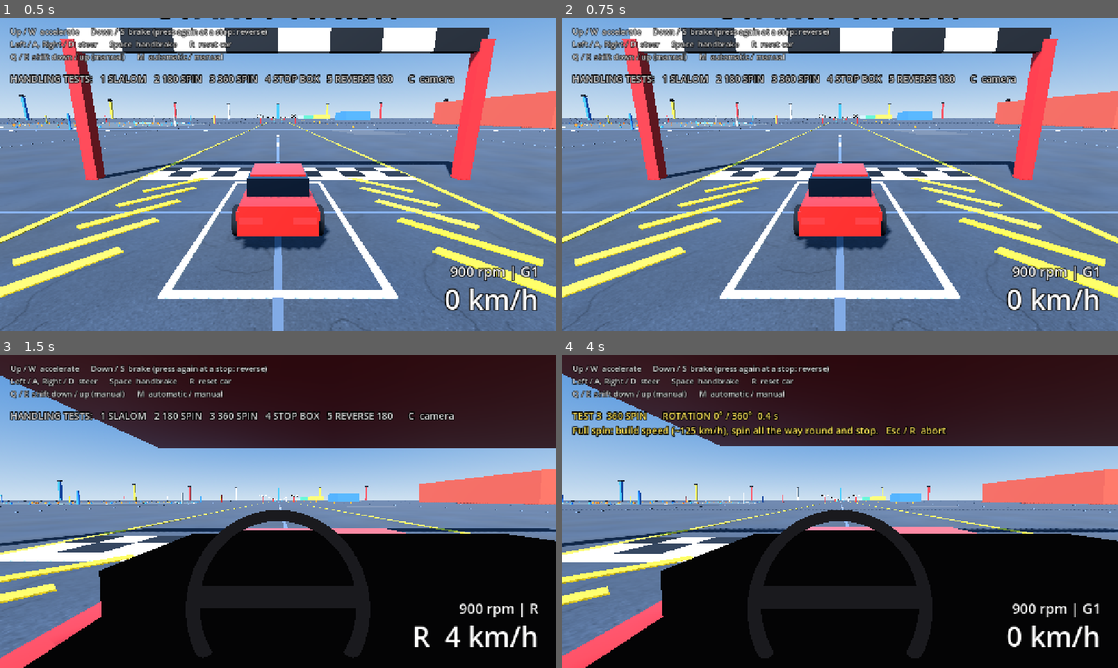
Above: before the commit, frames 1-4 (two rows, left to right).
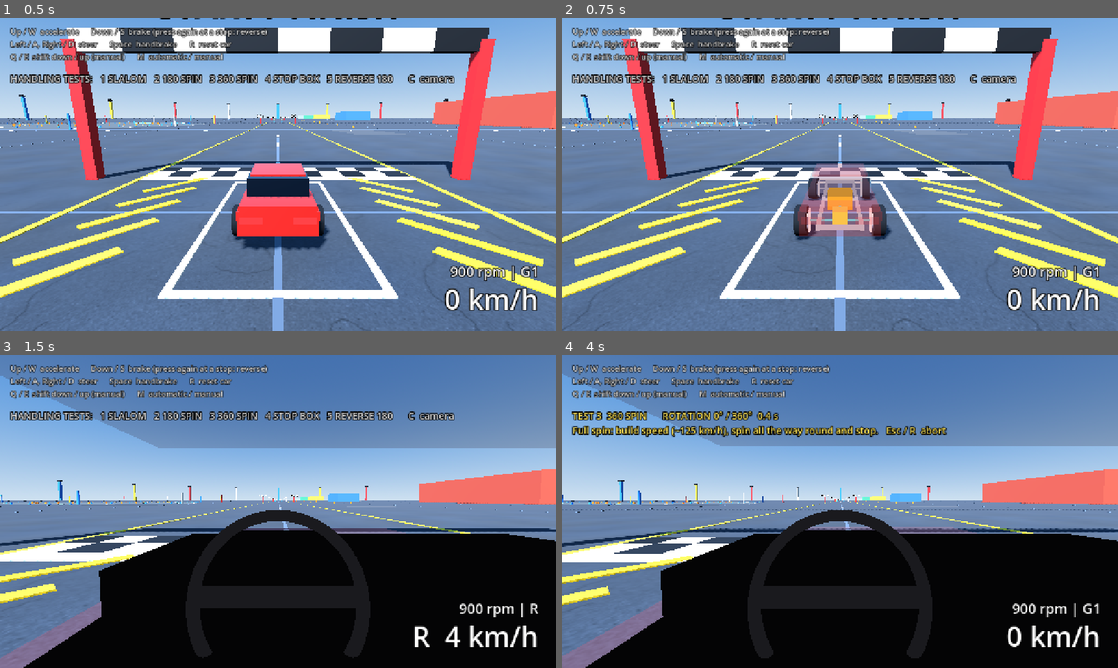
Above: after the commit, the same moments.

Repository: kokosro/factory-driver
Game: Godot game, scene res://scenes/main.tscn
The game is run twice, just before and just after one commit, with the same random seed, the same clock (stepped at 60 frames per second) and the same inputs.
Inputs:
- Up to frame 1 (0.5 s): no input
- Up to frame 2 (0.75 s): tap Enter at 0.5 s; hold Right (steer_right) from 0.53 s (still down); tap X (xray_view) at 0.6 s
- Up to frame 3 (1.5 s): tap R (reset_car) at 1.25 s; release Right (steer_right) at 1.28 s; hold Down (brake) from 1.28 s (still down); tap C (camera_cycle) at 1.35 s
- Up to frame 4 (4 s): tap X (xray_view) every 0.75 s from 1.55 to 3.8 s; release Down (brake) at 2.03 s; hold Right (steer_right) 2.03-2.78 s; tap 1 (test_1) at 2.1 s; tap R (reset_car) at 2.75, 3.5 s; hold Up (accelerate) 2.78-3.53 s; tap 2 (test_2) at 2.85 s; hold Left (steer_left) from 3.53 s (still down); tap 3 (test_3) at 3.6 s

Frame 1 is identical in both runs. In frame 2, 3.6% of the frame differs, in the area x 42-59%, y 46-75%; in frame 3, 26%, in the area x 0-100%, y 0-100%; in frame 4, 25%.

Commit message:
Car: X-ray view - xray_view fades the body panels and shows chassis, engine, gearbox, axles and brake discs

Diff:
--- a/scenes/car.tscn
+++ b/scenes/car.tscn
@@ -2,6 +2,7 @@
 
 [ext_resource type="Script" path="res://scripts/car.gd" id="1_script"]
 [ext_resource type="PackedScene" path="res://scenes/wheel.tscn" id="2_wheel"]
+[ext_resource type="Script" path="res://scripts/xray.gd" id="3_xray"]
 
 [sub_resource type="BoxShape3D" id="shape_body"]
 size = Vector3(1.8, 1.2, 4.2)
@@ -107,3 +108,7 @@
 
 [node name="RearRight" parent="Wheels" instance=ExtResource("2_wheel")]
 transform = Transform3D(1, 0, 0, 0, 1, 0, 0, 0, 1, 0.86, 0.34, 1.3)
+
+[node name="Xray" type="Node3D" parent="."]
+visible = false
+script = ExtResource("3_xray")
--- /dev/null
+++ b/scripts/xray.gd
@@ -0,0 +1,191 @@
+extends Node3D
+## X-ray view of the car. The xray_view action fades the body panels and shows
+## what the physics is modelling underneath: a ladder chassis, the engine ahead
+## of the rear axle (mid-engined), the gearbox on the rear axle line driving the
+## rear wheels, the axles and a brake disc at every wheel. All primitives, built
+## here in code. Purely visual: nothing in here touches the car's physics.
+##
+## Lives on a hidden Node3D under the car, next to its Body node.
+
+# --- Tuning ------------------------------------------------------------------
+# Positions and sizes are in the car's own space: origin on the ground under
+# the middle of the car, nose towards -Z, +X to the driver's right, +Y up.
+
+## Opacity of the body panels while the X-ray is on (0 = gone, 1 = solid).
+const BODY_ALPHA := 0.22
+
+## Chassis: the two rails run the length of the car, this far either side of
+## the centre line [m], at this height [m] ...
+const RAIL_OFFSET_X := 0.45
+const RAIL_HEIGHT := 0.42
+
+## ... each this big: width, height, length [m] ...
+const RAIL_SIZE := Vector3(0.08, 0.1, 3.8)
+
+## ... tied together by cross-members at these stations along the car [m]:
+## nose, behind the front axle, ahead of the engine, tail.
+const CROSS_MEMBER_Z: Array[float] = [-1.85, -0.75, 0.1, 1.85]
+
+## Cross-member section: width and height [m]. They span rail to rail.
+const CROSS_MEMBER_SECTION := Vector2(0.08, 0.08)
+
+## Engine block, between the cabin and the rear axle: centre and size [m].
+const ENGINE_CENTRE := Vector3(0.0, 0.6, 0.55)
+const ENGINE_SIZE := Vector3(0.6, 0.4, 0.6)
+
+## Gearbox and differential in one casing, on the rear axle line: centre and
+## size [m].
+const GEARBOX_CENTRE := Vector3(0.0, 0.42, 1.3)
+const GEARBOX_SIZE := Vector3(0.36, 0.3, 0.42)
+
+## Driveshaft from the back of the engine into the gearbox: height of its axis
+## [m], the two ends along the car [m] and its radius [m].
+const DRIVESHAFT_HEIGHT := 0.48
+const DRIVESHAFT_FROM_Z := 0.85
+const DRIVESHAFT_TO_Z := 1.09
+const DRIVESHAFT_RADIUS := 0.045
+
+## Axles, hub to hub at wheel-centre height [m]. The rear one carries the drive
+## out of the gearbox; the front one is an undriven beam, drawn thinner.
+const AXLE_HEIGHT := 0.34
+const AXLE_Z := 1.3
+const AXLE_LENGTH := 1.4
+const REAR_AXLE_RADIUS := 0.035
+const FRONT_AXLE_RADIUS := 0.022
+
+## Brake discs, just inboard of each wheel: distance from the centre line [m],
+## radius and thickness [m].
+const DISC_OFFSET_X := 0.69
+const DISC_RADIUS := 0.27
+const DISC_THICKNESS := 0.03
+
+const CHASSIS_COLOR := Color(0.62, 0.68, 0.76, 1)
+const ENGINE_COLOR := Color(1.0, 0.62, 0.1, 1)
+const GEARBOX_COLOR := Color(0.95, 0.85, 0.25, 1)
+const DRIVELINE_COLOR := Color(0.3, 0.85, 0.95, 1)
+const DISC_COLOR := Color(0.9, 0.92, 0.95, 1)
+
+## Body materials faded while the X-ray is on, with what they were before.
+var _body_materials: Array[BaseMaterial3D] = []
+var _saved_transparency: Array[int] = []
+var _saved_albedo: Array[Color] = []
+
+var _on := false
+
+
+func _ready() -> void:
+	visible = false
+	_collect_body_materials()
+	_build()
+
+
+func _physics_process(_delta: float) -> void:
+	# Polled here, like the car's own keys.
+	if Input.is_action_just_pressed("xray_view"):
+		set_on(not _on)
+
+
+func _exit_tree() -> void:
+	# The body materials are shared resources: never leave them faded.
+	set_on(false)
+
+
+## True while the X-ray view is showing.
+func is_on() -> bool:
+	return _on
+
+
+## Shows or hides the X-ray. Safe to call with the state it already has.
+func set_on(on: bool) -> void:
+	if on == _on:
+		return
+	_on = on
+	visible = on
+	if on:
+		_saved_transparency.clear()
+		_saved_albedo.clear()
+		for material in _body_materials:
+			_saved_transparency.append(material.transparency)
+			_saved_albedo.append(material.albedo_color)
+			material.transparency = BaseMaterial3D.TRANSPARENCY_ALPHA
+			material.albedo_color.a = BODY_ALPHA
+	else:
+		for i in _body_materials.size():
+			_body_materials[i].transparency = _saved_transparency[i] as BaseMaterial3D.Transparency
+			_body_materials[i].albedo_color = _saved_albedo[i]
+
+
+## Every material on the car's Body meshes, each once: the paint is shared by
+## three panels.
+func _collect_body_materials() -> void:
+	var body := get_parent().get_node_or_null("Body")
+	if not body:
+		return
+	for child in body.get_children():
+		var panel := child as MeshInstance3D
+		if not panel or not panel.mesh:
+			continue
+		var material := panel.mesh.surface_get_material(0) as BaseMaterial3D
+		if material and not _body_materials.has(material):
+			_body_materials.append(material)
+
+
+func _build() -> void:
+	var chassis_material := _material(CHASSIS_COLOR)
+	for side: float in [-1.0, 1.0]:
+		_add_box(Vector3(side * RAIL_OFFSET_X, RAIL_HEIGHT, 0.0), RAIL_SIZE, chassis_material)
+	var cross_member_size := Vector3(RAIL_OFFSET_X * 2.0 - RAIL_SIZE.x, CROSS_MEMBER_SECTION.y, CROSS_MEMBER_SECTION.x)
+	for z in CROSS_MEMBER_Z:
+		_add_box(Vector3(0.0, RAIL_HEIGHT, z), cross_member_size, chassis_material)
+
+	_add_box(ENGINE_CENTRE, ENGINE_SIZE, _material(ENGINE_COLOR))
+	_add_box(GEARBOX_CENTRE, GEARBOX_SIZE, _material(GEARBOX_COLOR))
+
+	var driveline_material := _material(DRIVELINE_COLOR)
+	var driveshaft_centre := Vector3(0.0, DRIVESHAFT_HEIGHT, (DRIVESHAFT_FROM_Z + DRIVESHAFT_TO_Z) * 0.5)
+	_add_cylinder(driveshaft_centre, DRIVESHAFT_RADIUS, DRIVESHAFT_TO_Z - DRIVESHAFT_FROM_Z, Vector3.BACK, driveline_material)
+	_add_cylinder(Vector3(0.0, AXLE_HEIGHT, AXLE_Z), REAR_AXLE_RADIUS, AXLE_LENGTH, Vector3.RIGHT, driveline_material)
+	_add_cylinder(Vector3(0.0, AXLE_HEIGHT, -AXLE_Z), FRONT_AXLE_RADIUS, AXLE_LENGTH, Vector3.RIGHT, chassis_material)
+
+	var disc_material := _material(DISC_COLOR)
+	for side: float in [-1.0, 1.0]:
+		for end: float in [-1.0, 1.0]:
+			_add_cylinder(Vector3(side * DISC_OFFSET_X, AXLE_HEIGHT, end * AXLE_Z), DISC_RADIUS, DISC_THICKNESS, Vector3.RIGHT, disc_material)
+
+
+## Flat, unshaded colour: the parts sit in the body's shadow and have to read
+## through the faded panels like a diagram.
+func _material(color: Color) -> StandardMaterial3D:
+	var material := StandardMaterial3D.new()
+	material.albedo_color = color
+	material.shading_mode = BaseMaterial3D.SHADING_MODE_UNSHADED
+	return material
+
+
+func _add_box(centre: Vector3, size: Vector3, material: Material) -> void:
+	var mesh := BoxMesh.new()
+	mesh.size = size
+	mesh.material = material
+	_add_part(mesh, Transform3D(Basis.IDENTITY, centre))
+
+
+## A cylinder of `length` centred on `centre`, its axis along `axis` (a unit
+## vector along X or Z).
+func _add_cylinder(centre: Vector3, radius: float, length: float, axis: Vector3, material: Material) -> void:
+	var mesh := CylinderMesh.new()
+	mesh.top_radius = radius
+	mesh.bottom_radius = radius
+	mesh.height = length
+	mesh.radial_segments = 20
+	mesh.rings = 1
+	mesh.material = material
+	# The mesh's own axis is +Y: turn that onto `axis`.
+	_add_part(mesh, Transform3D(Basis(Quaternion(Vector3.UP, axis)), centre))
+
+
+func _add_part(mesh: Mesh, xform: Transform3D) -> void:
+	var part := MeshInstance3D.new()
+	part.mesh = mesh
+	part.transform = xform
+	part.cast_shadow = GeometryInstance3D.SHADOW_CASTING_SETTING_OFF
+	add_child(part)
Not shown, added: scripts/xray.gd.uid
